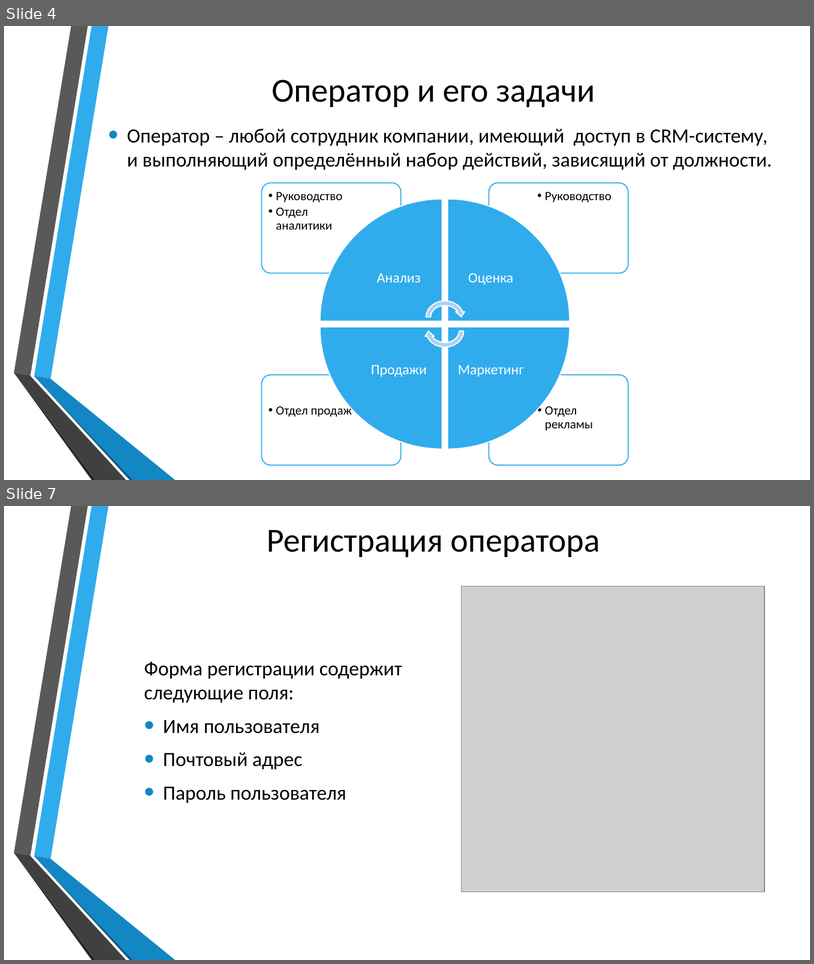
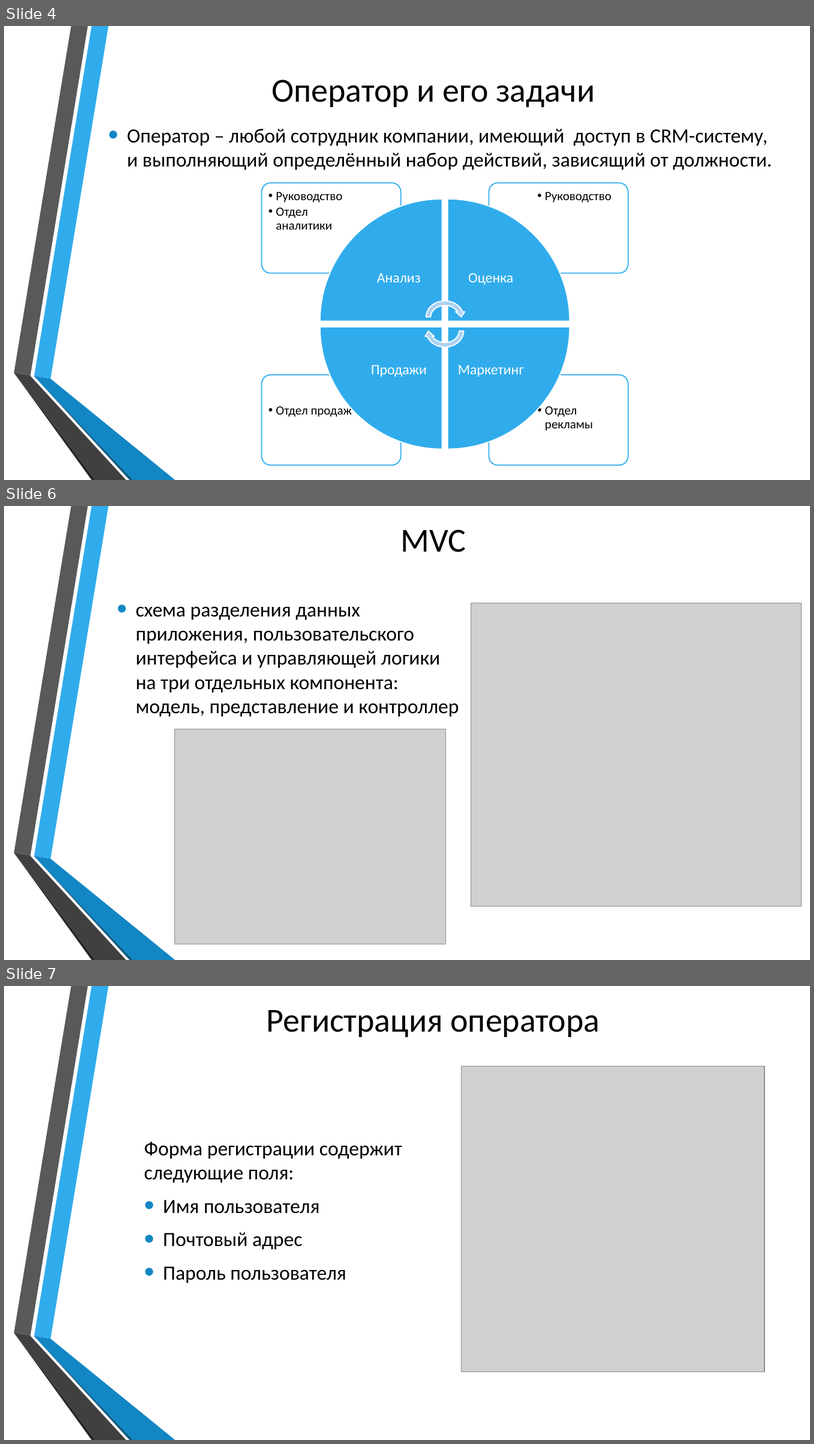
Before and after one commit to Yaroher2442/diplom-dev, a slide deck: diplom_preza.pptx. Shown one above the other, each under a label of ours: slides 4 and 7 before the commit, slides 4, 6 and 7 after it; the slides between them are not shown. The pictures are 814x964 and 814x1444 pixels, drawn with LibreOffice and Linux fonts; fonts in the diff are those of the drawing; grey boxes stand for pictures; background and template pictures are left out. Boxes give left, top, right and bottom in pixels: in the first picture for what was removed or moved away, otherwise in the second. Text is boxed around its words. In the diff, an @@ line names an element or a change of style, - is before the commit and + after.

```diff
--- a/diplom_preza.pptx
+++ b/diplom_preza.pptx
@@ slide 6 added at (4, 506, 810, 960), background picture (left out); not listed: 6 template elements that a slide beside it also shows @@
@@ title added at (401, 529, 466, 552), 40 pt, text #000000 @@
+MVC
@@ text added at (136, 606, 459, 717), 24 pt, text #000000 @@
+• схема разделения данных приложения, пользовательского интерфейса и управляющей логики на три отдельных компонента: модель, представление и контроллер
@@ picture added at (471, 603, 802, 906) @@
@@ picture added at (174, 729, 446, 944) @@
```
Also in this commit, not shown: 1 slide changed, 2 other slides added, 1 slide removed, 1 other file.
